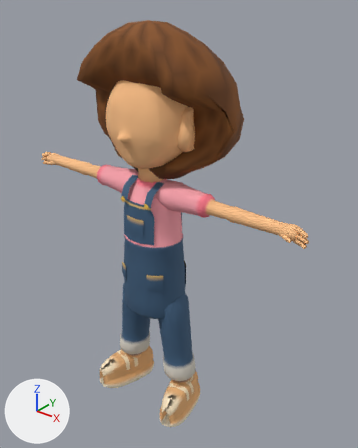
The glTF model public/v2/models/kid_penny.glb as it was, and as the next commit left it.
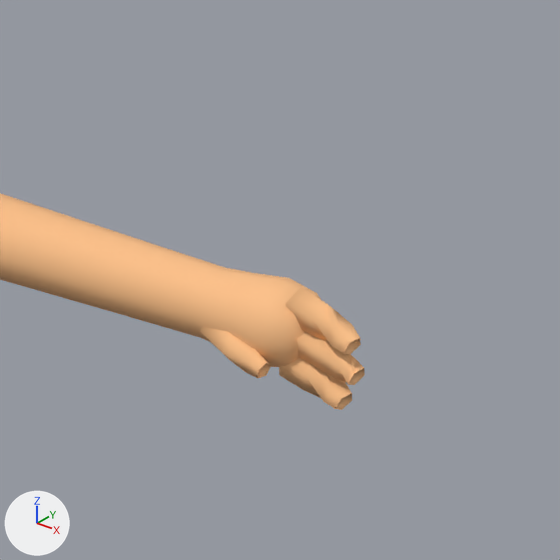
The first picture shows the older version from a camera (50 mm lens) standing at (2.95, -3.28, 4.23) and looking at (0.09, 0.29, 2.02). The close-ups show the older and then the newer version on the part from 67% to 96% of the width and 39% to 62% of the height of that picture. Only the edits that show in the close-ups are written down. The axes (+X, +Y, +Z) are drawn at lower left. The lights are the same throughout. Objects named as collision shapes, trigger or cutter boxes, shadow casters or lower levels of detail are left out. Vertices at exactly the same position are counted once.

The first close-up shows 'kid_penny_LOD0'.
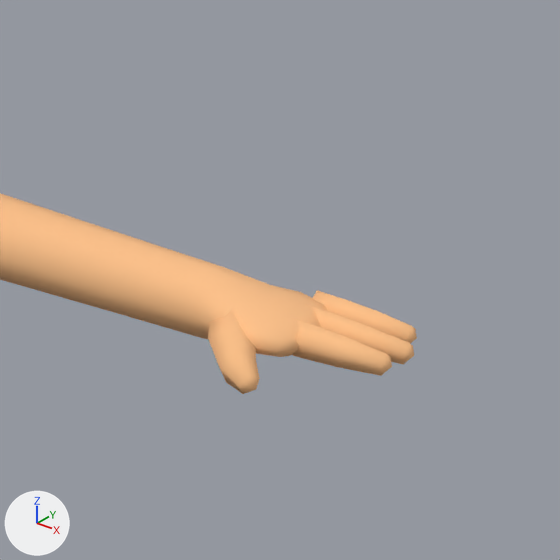
The change, as JSON lines over the scene's bpy script:
```json
{"block": "me_kid_penny_lod0_mesh_001", "where": "# used by ob_kid_penny_lod0; location = (0.0, 0.0, 0.0)"}
{"op": "remove", "block": "me_kid_penny_lod0_mesh_001", "code": "me_kid_penny_lod0_mesh_001.from_pydata(...)  # 3696 vertices, 6902 faces; spans x -1.62..1.62, y -0.45..0.83, z 0.01..3.96"}
{"op": "add", "block": "me_kid_penny_lod0_mesh_001", "code": "me_kid_penny_lod0_mesh_001.from_pydata(...)  # 3696 vertices, 6902 faces; spans x -1.67..1.67, y -0.45..0.83, z 0.01..3.96"}
{"block": "me_kid_penny_lod0_mesh_001", "change": "me_kid_penny_lod0_mesh_001 part 1: 124 of 3696 vertices moved; they spanned x 1.38..1.62, y -0.09..0.07, z 2.39..2.54 and now span x 1.38..1.67, y -0.17..0.11, z 2.43..2.52; mean shift (0.0, 0.02, 0.01); largest move (1.6, -0.05, 2.41) -> (1.64, 0.08, 2.49)"}
{"block": "me_kid_penny_lod0_mesh_001", "change": "other edits to the shape of me_kid_penny_lod0_mesh_001 do not show in these pictures"}
```

Boxes (x1, y1, x2, y2) around the edits, measured in the close-ups (560 x 560 px; the box of a moved part takes in the faces that stretch with it):
```json
{"object": "kid_penny_LOD0", "change": "reshaped", "before": [0, 193, 365, 410], "after": [0, 193, 417, 394]}
{"part": 1, "of": "me_kid_penny_lod0_mesh_001", "change": "moved or reshaped", "before": [194, 267, 365, 410], "after": [194, 267, 417, 394]}
```
